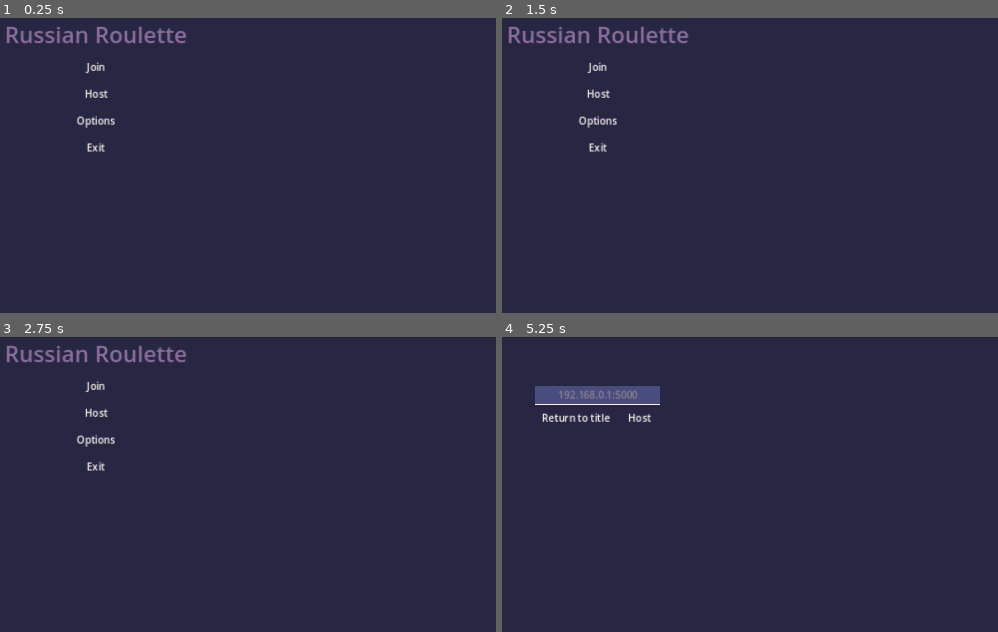
Above: before the commit, frames 1-4 (two rows, left to right).
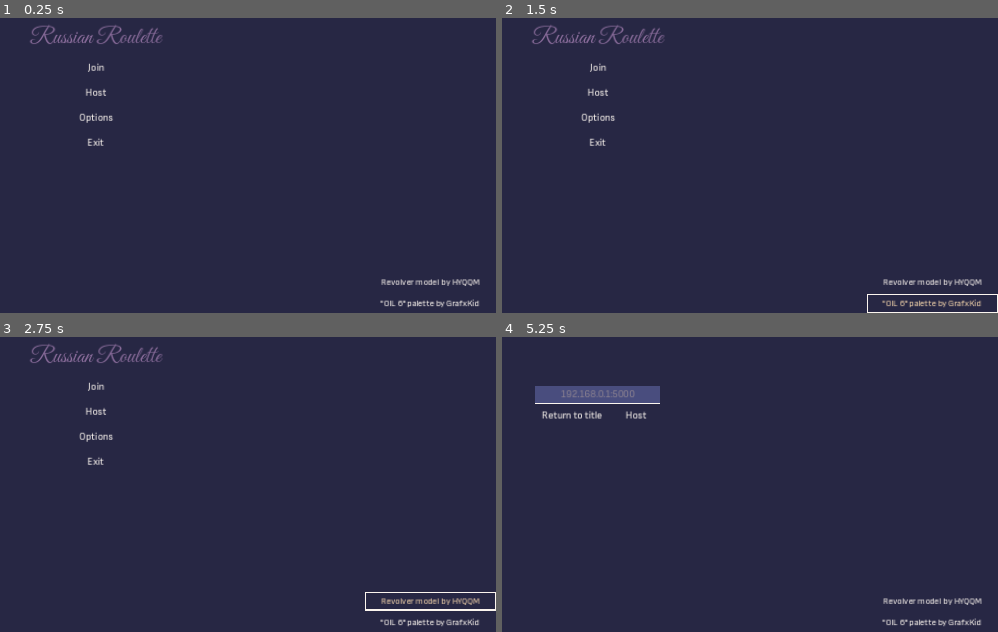
Above: after the commit, the same moments.

Repository: Divanchik/roulette-demo
Game: Godot game, scene res://scenes/main_menu/main_menu.tscn
Same seed, same stepped clock (60 frames per second), same inputs: the game is played once before the commit and once after it.
Inputs (mouse positions are in pixels of both pictures, inside the frame that each line leads up to):
- Up to frame 1 (0.25 s): no input
- Up to frame 2 (1.5 s): click (933, 283) at 0.5 s, where only the run after the commit has a clickable "Revolver model by HYQQM"; click (933, 304) at 1.25 s, where only the run after the commit has a clickable "'OIL 6' palette by GrafxKid"
- Up to frame 3 (2.75 s): click (431, 602) at 2 s, where only the run after the commit has a clickable "Revolver model by HYQQM"
- Up to frame 4 (5.25 s): click (933, 623) at 2.75 s, where only the run after the commit has a clickable "'OIL 6' palette by GrafxKid"; click (933, 602) at 3.5 s, where only the run after the commit has a clickable "Revolver model by HYQQM"; click (933, 623) at 4.25 s, where only the run after the commit has a clickable "'OIL 6' palette by GrafxKid"; click "Host" at 5 s

The runs differ from the first frame. In frame 1, 2.1% of the frame differs, in the area x 1-97%, y 2-99%; in frame 2, 2.3%; in frame 3, 2.4%, in the area x 1-100%, y 2-99%; in frame 4, 1.3%.

Commit message:
final demo touches

Diff:
--- a/project.godot
+++ b/project.godot
@@ -11,6 +11,11 @@
 [application]
 
 config/name="roulette-demo"
+config/name_localized={
+"en": "Russian Roulette",
+"ru": "Русская Рулетка"
+}
+config/version="1.0"
 run/main_scene="res://scenes/main_menu/main_menu.tscn"
 config/features=PackedStringArray("4.3", "Forward Plus")
 boot_splash/show_image=false
@@ -26,6 +31,7 @@
 window/size/viewport_width=1280
 window/size/viewport_height=720
 window/stretch/mode="canvas_items"
+window/stretch/aspect="expand"
 
 [input]
 
@@ -38,3 +44,4 @@
 [internationalization]
 
 locale/translations=PackedStringArray("res://global/translation.en.translation", "res://global/translation.ru.translation")
+locale/locale_filter_mode=0
--- a/scenes/hub/hub.tscn
+++ /dev/null
@@ -1,29 +0,0 @@
-[gd_scene load_steps=2 format=3 uid="uid://oqujwwfgem10"]
-
-[sub_resource type="StyleBoxFlat" id="StyleBoxFlat_n5dpx"]
-bg_color = Color(0, 0, 0, 0.117647)
-
-[node name="Hub" type="Panel"]
-anchors_preset = 15
-anchor_right = 1.0
-anchor_bottom = 1.0
-grow_horizontal = 2
-grow_vertical = 2
-theme_override_styles/panel = SubResource("StyleBoxFlat_n5dpx")
-metadata/_edit_lock_ = true
-
-[node name="ReadyButton" type="Button" parent="."]
-layout_mode = 1
-anchors_preset = 8
-anchor_left = 0.5
-anchor_top = 0.5
-anchor_right = 0.5
-anchor_bottom = 0.5
-offset_left = -29.5
-offset_top = -15.5
-offset_right = 29.5
-offset_bottom = 15.5
-grow_horizontal = 2
-grow_vertical = 2
-theme_override_font_sizes/font_size = 48
-text = "READY"
--- a/scenes/main_menu/main_menu.gd
+++ b/scenes/main_menu/main_menu.gd
@@ -67,3 +67,11 @@
 	$JoinContainer.hide()
 	$HostContainer.hide()
 	$TitleContainer.show()
+
+
+func _on_credits_0_pressed() -> void:
+	OS.shell_open("https://hyqqm.itch.io/gameready-colt-python-revolver")
+
+
+func _on_credits_1_pressed() -> void:
+	OS.shell_open("https://lospec.com/palette-list/oil-6")
--- a/scenes/main_menu/main_menu.tscn
+++ b/scenes/main_menu/main_menu.tscn
@@ -1,6 +1,7 @@
-[gd_scene load_steps=7 format=3 uid="uid://bbeotg33mjo3v"]
+[gd_scene load_steps=8 format=3 uid="uid://bbeotg33mjo3v"]
 
 [ext_resource type="Script" path="res://scenes/main_menu/main_menu.gd" id="1_w30ro"]
+[ext_resource type="FontFile" uid="uid://qsassnmhuxl7" path="res://fonts/GreatVibes-Regular.ttf" id="2_6mp2g"]
 [ext_resource type="Theme" uid="uid://dngm1ehddfssc" path="res://components/main.theme" id="2_a3mcj"]
 [ext_resource type="Texture2D" uid="uid://d1nrgce3yb7d6" path="res://icons/arrow-clockwise.svg" id="2_c4s7n"]
 
@@ -99,6 +100,7 @@
 [node name="Title" type="Label" parent="TitleContainer"]
 layout_mode = 2
 theme_override_colors/font_color = Color(0.545098, 0.427451, 0.611765, 1)
+theme_override_fonts/font = ExtResource("2_6mp2g")
 theme_override_font_sizes/font_size = 36
 text = "Russian Roulette"
 horizontal_alignment = 1
@@ -214,6 +216,30 @@
 grow_vertical = 2
 pivot_offset = Vector2(20, 20)
 texture = ExtResource("2_c4s7n")
+
+[node name="CreditsContainer" type="VBoxContainer" parent="."]
+anchors_preset = 3
+anchor_left = 1.0
+anchor_top = 1.0
+anchor_right = 1.0
+anchor_bottom = 1.0
+offset_left = -210.0
+offset_top = -64.0
+grow_horizontal = 0
+grow_vertical = 0
+alignment = 1
+
+[node name="Credits0" type="Button" parent="CreditsContainer"]
+layout_mode = 2
+theme = ExtResource("2_a3mcj")
+theme_override_font_sizes/font_size = 14
+text = "Revolver model by HYQQM"
+
+[node name="Credits1" type="Button" parent="CreditsContainer"]
+layout_mode = 2
+theme = ExtResource("2_a3mcj")
+theme_override_font_sizes/font_size = 14
+text = "\"OIL 6\" palette by GrafxKid "
 
 [connection signal="pressed" from="TitleContainer/JoinButton" to="." method="_on_join_button_pressed"]
 [connection signal="pressed" from="TitleContainer/HostButton" to="." method="_on_host_button_pressed"]
@@ -223,3 +249,5 @@
 [connection signal="pressed" from="JoinContainer/HBoxContainer/JoinAddressButton" to="." method="_on_join_address_button_pressed"]
 [connection signal="pressed" from="HostContainer/HBoxContainer/ReturnButton" to="." method="_on_return_button_pressed"]
 [connection signal="pressed" from="HostContainer/HBoxContainer/HostAddressButton" to="." method="_on_host_address_button_pressed"]
+[connection signal="pressed" from="CreditsContainer/Credits0" to="." method="_on_credits_0_pressed"]
+[connection signal="pressed" from="CreditsContainer/Credits1" to="." method="_on_credits_1_pressed"]
Binary file changed: components/debug_overlay.theme
Binary file changed: components/main.theme
Binary file added: fonts/GreatVibes-Regular.ttf
Not shown, added: fonts/GreatVibes-Regular.ttf.import
Binary file added: fonts/SofiaSans-Light.ttf
Not shown, added: fonts/SofiaSans-Light.ttf.import
Binary file added: fonts/SofiaSans-Regular.ttf
Not shown, added: fonts/SofiaSans-Regular.ttf.import
